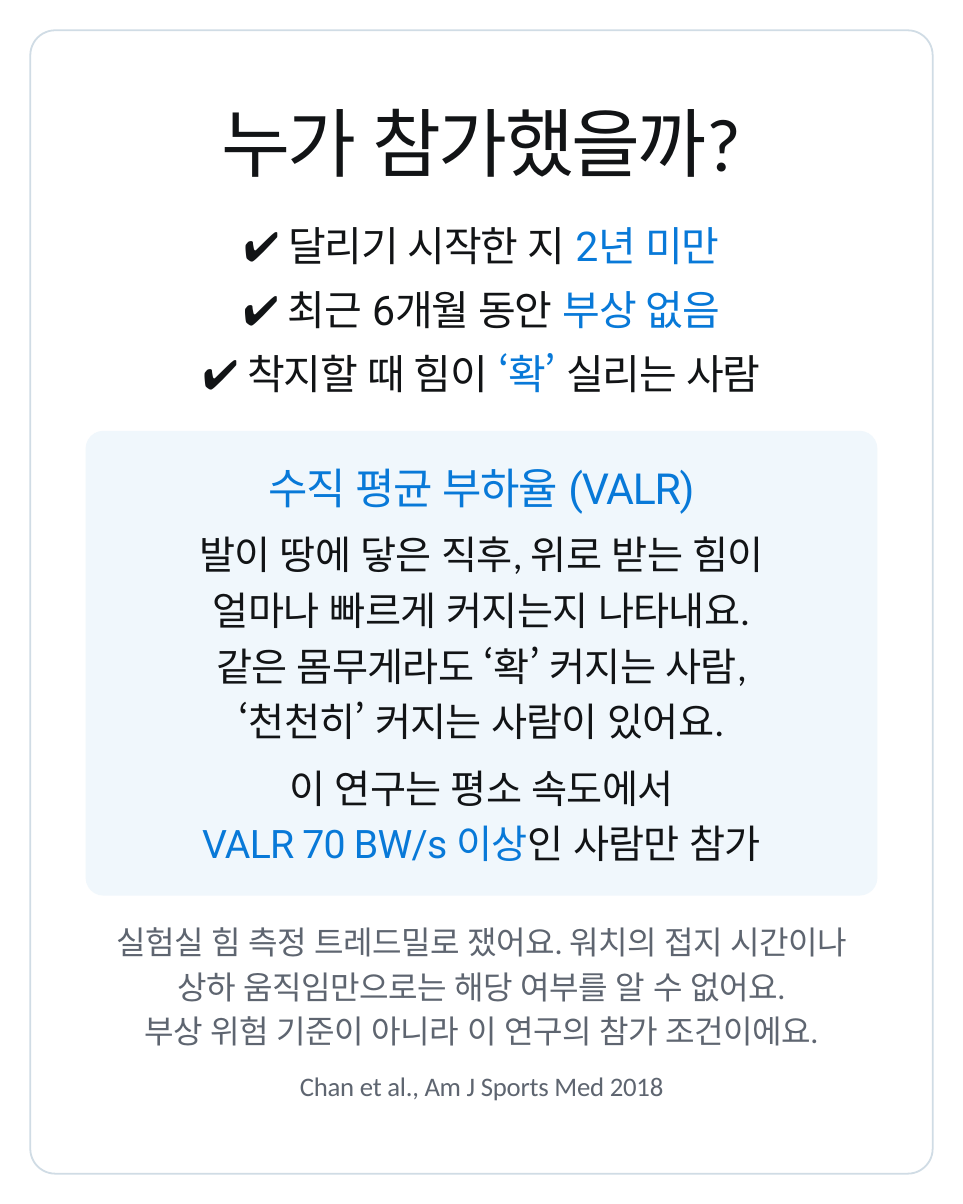
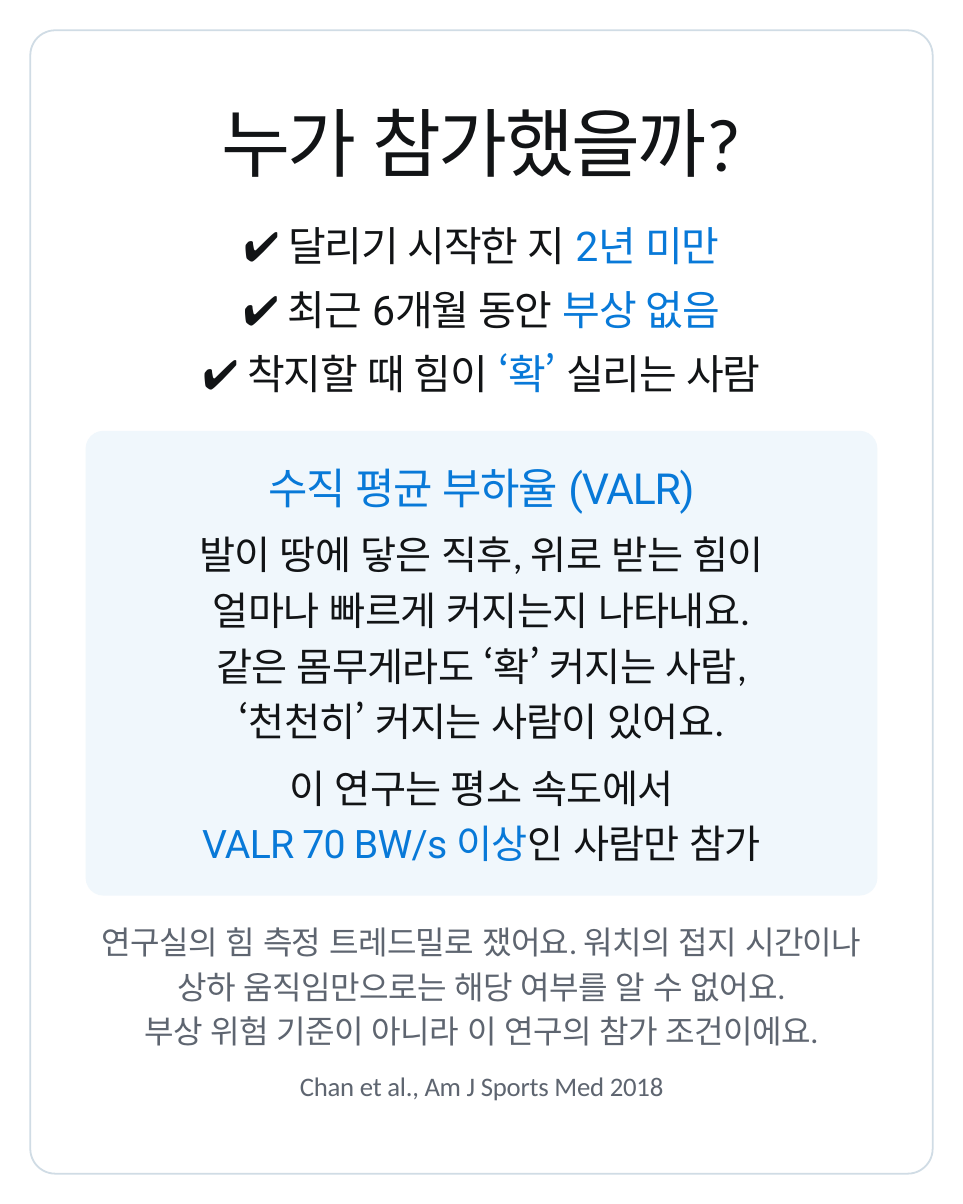
Before and after one commit to js920915-cyber/New-box, a slide deck: slide 2 of content/running-form-change-v2/adobe-express/running-form-change-v2-express.pptx. Drawn at 963x1204 pixels with LibreOffice and Linux fonts; fonts in the diff are those of the drawing. Boxes give left, top, right and bottom in pixels: in the first picture for what was removed or moved away, otherwise in the second. Text is boxed around its words. In the diff, an @@ line names an element or a change of style, - is before the commit and + after.

```diff
--- a/content/running-form-change-v2/adobe-express/running-form-change-v2-express.pptx
+++ b/content/running-form-change-v2/adobe-express/running-form-change-v2-express.pptx
@@ text at (102,927,861,957): text changed @@
-실험실 힘 측정 트레드밀로 쟀어요. 워치의 접지 시간이나
+연구실의 힘 측정 트레드밀로 쟀어요. 워치의 접지 시간이나
```
Also in this commit, not shown: 6 other slides changed, 1 slide added, 1 slide removed, 48 other files.
